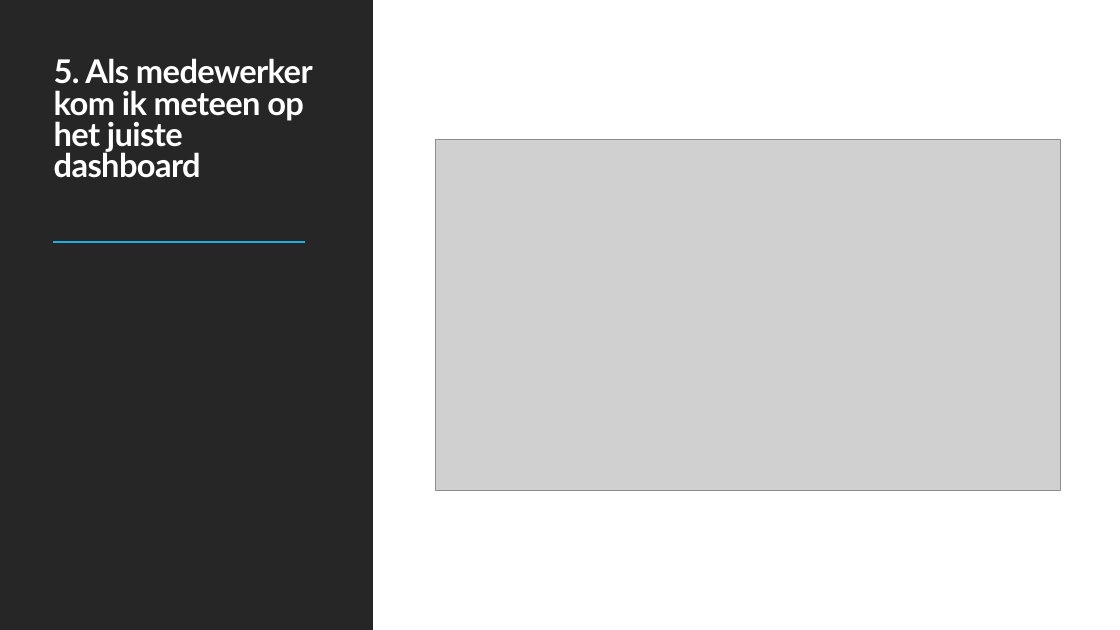
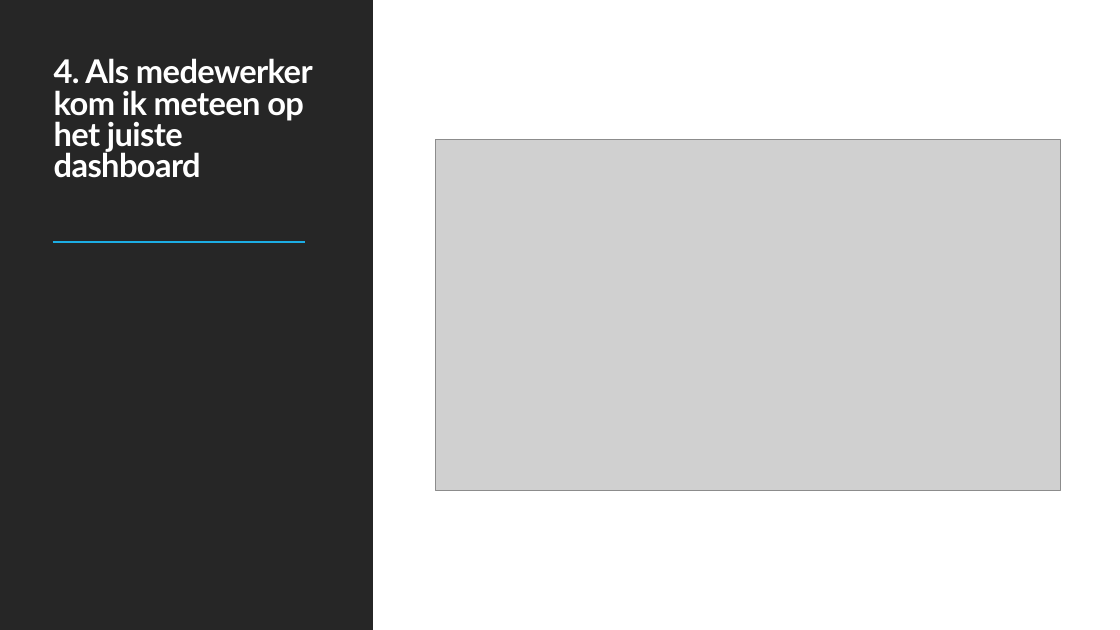
Before and after one commit to DimitriFlorijn/E3-Barroc-Intens, a slide deck: slide 6 of Barroc Intens.pptx (slide 7 before the commit). Drawn at 1120x630 pixels with LibreOffice and Linux fonts; fonts in the diff are those of the drawing; grey boxes stand for pictures. Boxes give left, top, right and bottom in pixels: in the first picture for what was removed or moved away, otherwise in the second. Text is boxed around its words. In the diff, an @@ line names an element or a change of style, - is before the commit and + after.

```diff
--- a/Barroc Intens.pptx
+++ b/Barroc Intens.pptx
@@ title at [54, 58, 313, 178]: text changed @@
-5. Als medewerker kom ik meteen op het juiste dashboard
+4. Als medewerker kom ik meteen op het juiste dashboard
```
Also in this commit, not shown: 8 other slides changed.
